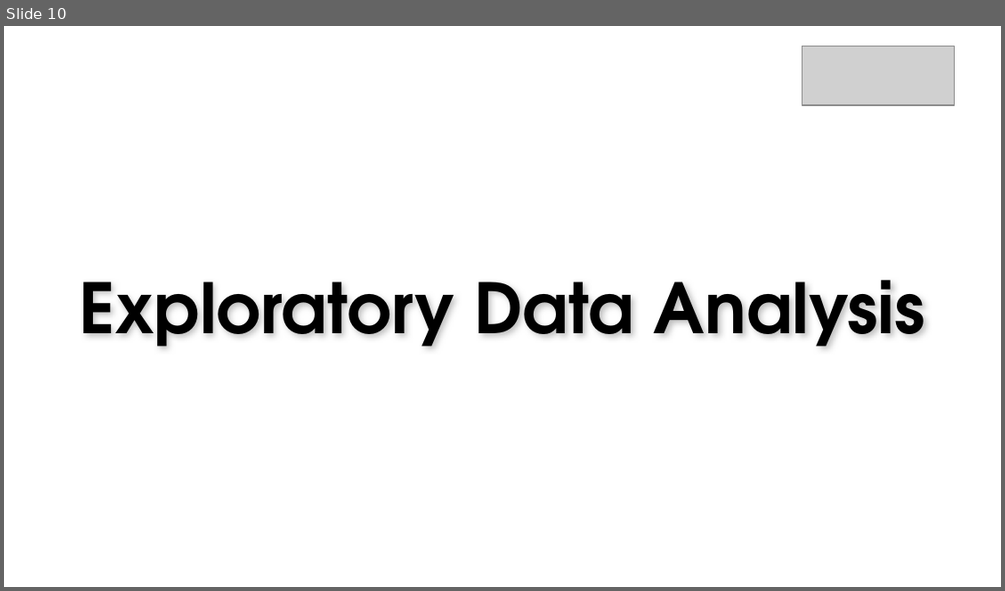
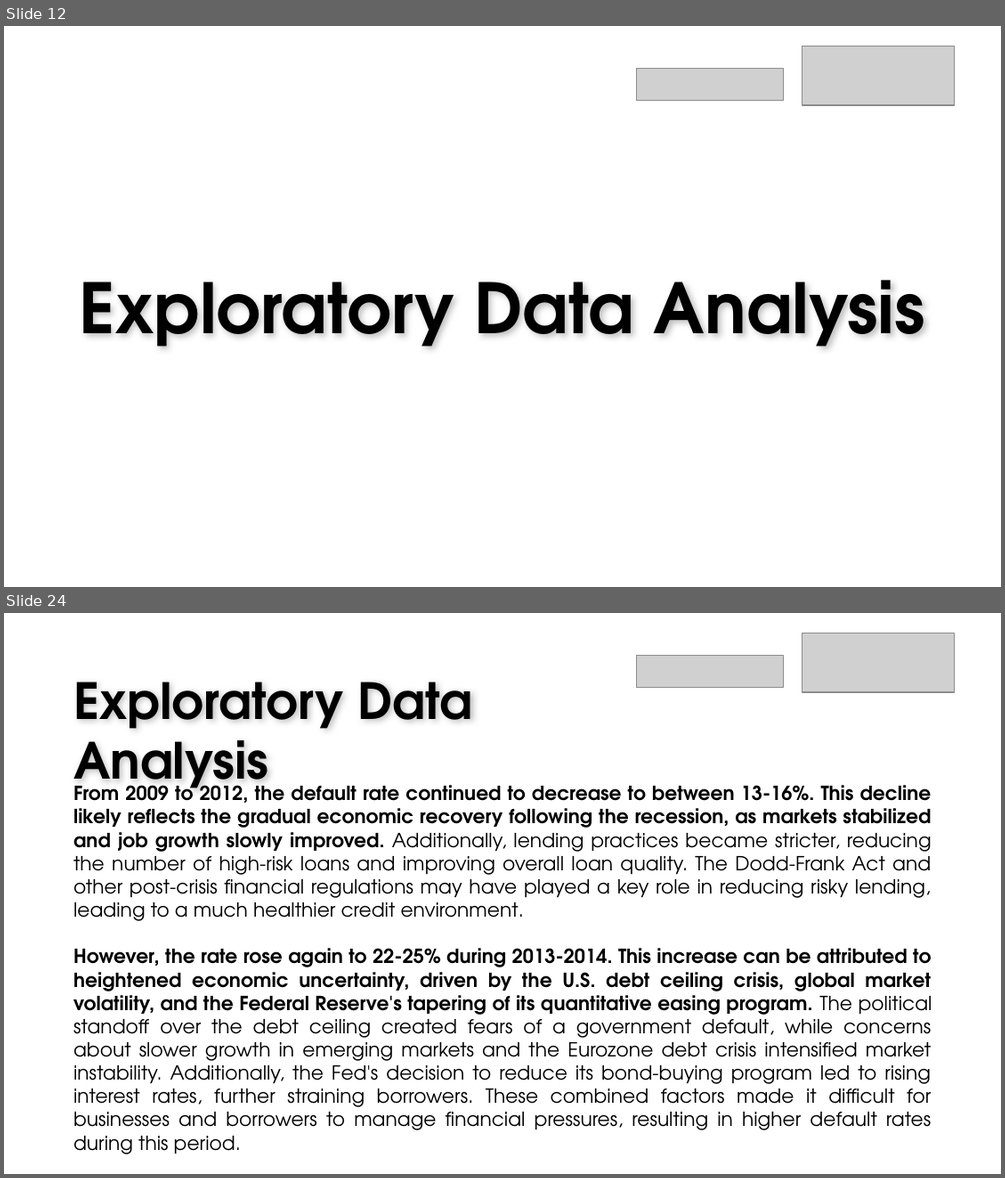
Before and after one commit to gisellehalim/idx-ds-vix-rakamin, a slide deck: PPT IDX Partners x Rakamin Academy.pptx. Shown one above the other, each under a label of ours: slide 10 before the commit, slides 12 and 24 after it; the slides between them are not shown. The pictures are 1005x591 and 1005x1178 pixels, drawn with LibreOffice and Linux fonts; fonts in the diff are those of the drawing; grey boxes stand for pictures; background and template pictures are left out. Boxes give left, top, right and bottom in pixels: in the first picture for what was removed or moved away, otherwise in the second. Text is boxed around its words. In the diff, an @@ line names an element or a change of style, - is before the commit and + after.

```diff
--- a/PPT IDX Partners x Rakamin Academy.pptx
+++ b/PPT IDX Partners x Rakamin Academy.pptx
@@ slide 24 added at (4, 613, 1001, 1174), background picture (left out) @@
@@ picture added at (801, 633, 954, 691) @@
@@ picture added at (637, 655, 784, 687) @@
@@ text added at (73, 682, 472, 799), 36 pt, text #000000, bold @@
+Exploratory Data Analysis
@@ text added at (73, 779, 932, 1107), 14 pt, text #000000 @@
+From 2009 to 2012, the default rate continued to decrease to between 13-16%. This decline likely reflects the gradual economic recovery following the recession, as markets stabilized and job growth slowly improved. Additionally, lending practices became stricter, reducing the number of high-risk loans and improving overall loan quality. The Dodd-Frank Act and other post-crisis financial regulations may have played a key role in reducing risky lending, leading to a much healthier credit environment.
+However, the rate rose again to 22-25% during 2013-2014. This increase can be attributed to heightened economic uncertainty, driven by the U.S. debt ceiling crisis, global market volatility, and the Federal Reserve's tapering of its quantitative easing program. The political standoff over the debt ceiling created fears of a government default, while concerns about slower growth in emerging markets and the Eurozone debt crisis intensified market instability. Additionally, the Fed's decision to reduce its bond-buying program led to rising interest rates, further straining borrowers. These combined factors made it difficult for businesses and borrowers to manage financial pressures, resulting in higher default rates during this period.
@@ what was slide 10 is now slide 12 @@
@@ slide 12 changed as well @@
@@ picture added at (637, 68, 784, 100) @@
```
Also in this commit, not shown: 10 other slides changed, 29 other slides added, 12 slides removed, 3 other files.
